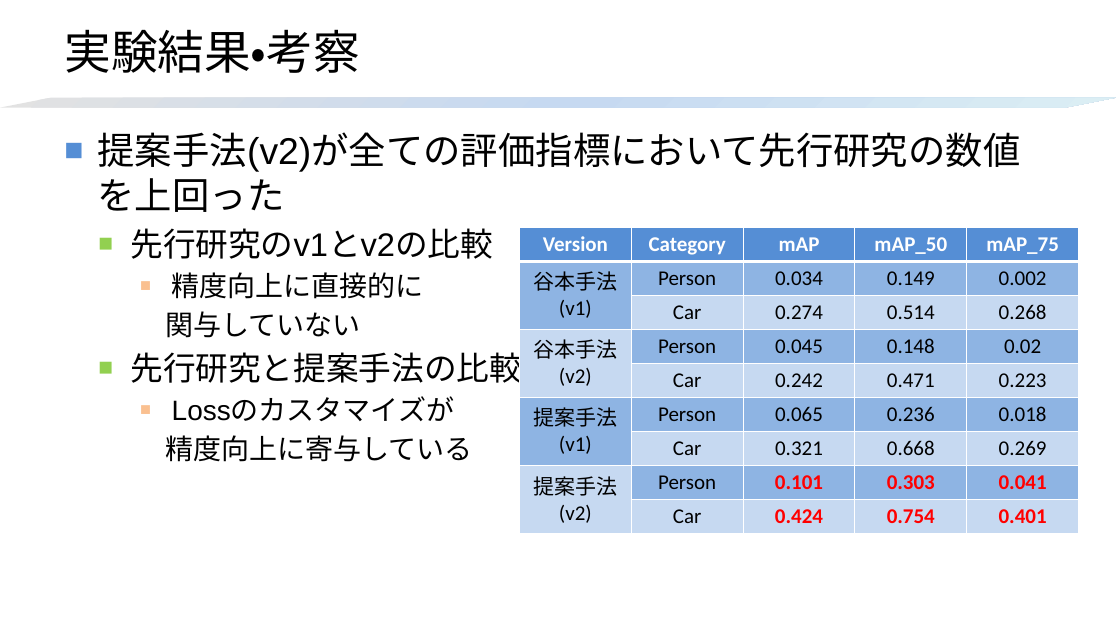
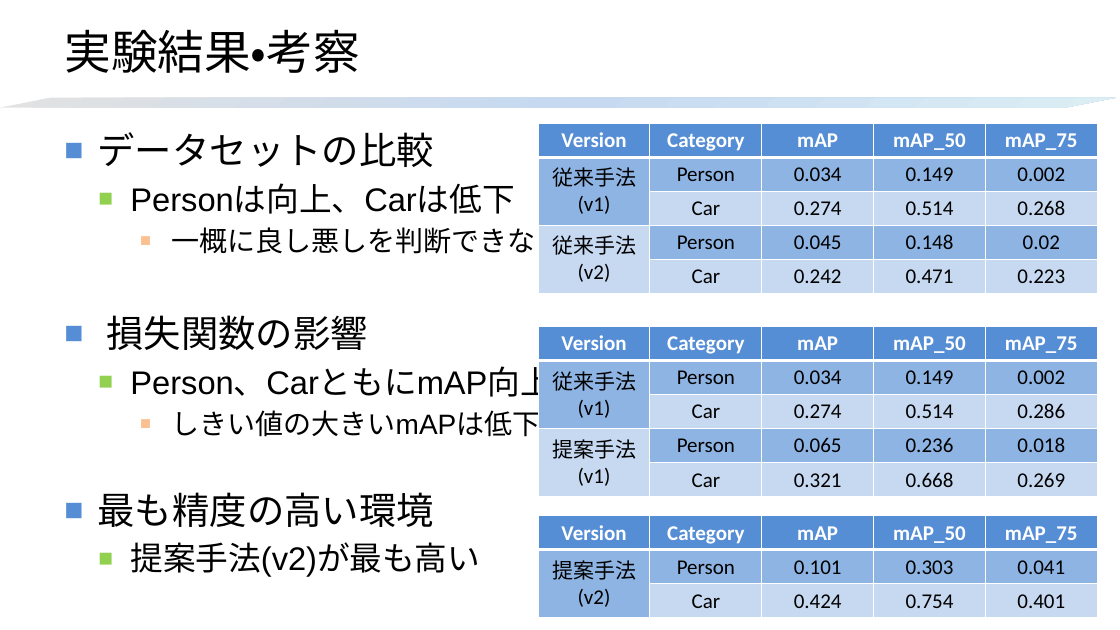
Before and after one commit to HagiriMigita/MDLab, a slide deck: slide 13 of kato.t2.pptx (slide 14 before the commit). Drawn at 1120x630 pixels with LibreOffice and Linux fonts; fonts in the diff are those of the drawing. Boxes give left, top, right and bottom in pixels: in the first picture for what was removed or moved away, otherwise in the second. Text is boxed around its words. In the diff, an @@ line names an element or a change of style, - is before the commit and + after.

```diff
--- a/kato.t2.pptx
+++ b/kato.t2.pptx
@@ text at (98, 132, 564, 577): text changed; size 24 to 28 pt @@
-■ 提案手法(v2)が全ての評価指標において先行研究の数値を上回った
-  ■ 先行研究のv1とv2の比較
-    ■ 精度向上に直接的に
-    関与していない
-  ■ 先行研究と提案手法の比較
-    ■ Lossのカスタマイズが
-    精度向上に寄与している
+■ データセットの比較
+  ■ Personは向上、Carは低下
+    ■ 一概に良し悪しを判断できない
+■ 損失関数の影響
+  ■ Person、CarともにmAP向上
+    ■ しきい値の大きいmAPは低下
+■ 最も精度の高い環境
+  ■ 提案手法(v2)が最も高い
@@ table at (539, 124, 1097, 294) @@
-row 2, column 1: 谷本手法(v1)
+row 2, column 1: 従来手法(v1)
-row 4, column 1: 谷本手法 (v2)
+row 4, column 1: 従来手法 (v2)
-row 6: 提案手法 / (v1) | Person | 0.065 | 0.236 | 0.018
-row 7:  | Car | 0.321 | 0.668 | 0.269
-row 8: 提案手法 / (v2) | Person | 0.101 | 0.303 | 0.041
-row 9:  | Car | 0.424 | 0.754 | 0.401
@@ table: place and size @@
-table at (519, 227, 1078, 534)
+table at (539, 124, 1097, 294)
@@ table added at (539, 327, 1097, 497), 5 rows, 5 columns @@
+Version | Category | mAP | mAP_50 | mAP_75
+従来手法 / (v1) | Person | 0.034 | 0.149 | 0.002
+ | Car | 0.274 | 0.514 | 0.286
+提案手法 / (v1) | Person | 0.065 | 0.236 | 0.018
+ | Car | 0.321 | 0.668 | 0.269
@@ table added at (539, 516, 1097, 618), 3 rows, 5 columns @@
+Version | Category | mAP | mAP_50 | mAP_75
+提案手法 / (v2) | Person | 0.101 | 0.303 | 0.041
+ | Car | 0.424 | 0.754 | 0.401
```
Also in this commit, not shown: 13 other slides changed, 2 slides added, 2 slides removed.
